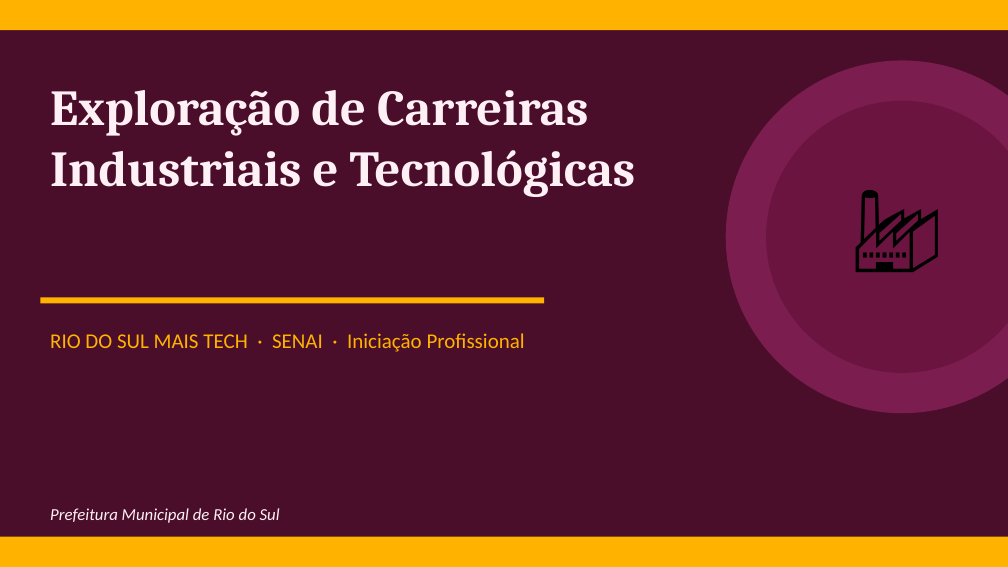
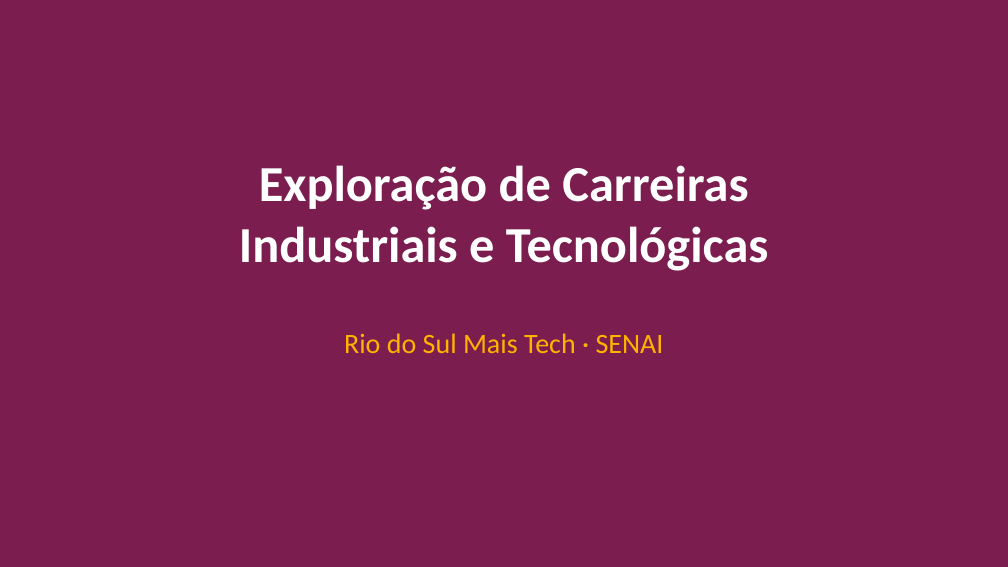
Before and after one commit to Gelvazio/professor-senai, a slide deck: slide 1 of sistema/FICHA-PRODUTO-MAIS-TECH/EXPLORACAO_CARREIRAS_INDUSTRIAIS_TECNOLOGICAS/Slides_Exploracao_Carreiras_Industriais_Tecnologicas.pptx. Drawn at 1008x567 pixels with LibreOffice and Linux fonts; fonts in the diff are those of the drawing. Boxes give left, top, right and bottom in pixels: in the first picture for what was removed or moved away, otherwise in the second. Text is boxed around its words. In the diff, an @@ line names an element or a change of style, - is before the commit and + after.

Commit message:
feat(uc6): expandir slides com conteúdo completo da UC Exploração de Carreiras

```diff
--- a/sistema/FICHA-PRODUTO-MAIS-TECH/EXPLORACAO_CARREIRAS_INDUSTRIAIS_TECNOLOGICAS/Slides_Exploracao_Carreiras_Industriais_Tecnologicas.pptx
+++ b/sistema/FICHA-PRODUTO-MAIS-TECH/EXPLORACAO_CARREIRAS_INDUSTRIAIS_TECNOLOGICAS/Slides_Exploracao_Carreiras_Industriais_Tecnologicas.pptx
@@ background #4A0E2A to #7B1D4E @@
@@ rectangle removed at bbox=[0, 0, 1008, 30] @@
@@ ellipse removed at bbox=[726, 60, 1008, 413] @@
@@ ellipse removed at bbox=[766, 101, 1008, 373] @@
@@ text "Exploração de Carreiras": place and size @@
-text "Exploração de Carreiras" at bbox=[50, 90, 636, 197]
+text "Exploração de Carreiras" at bbox=[239, 165, 768, 271]
@@ text "Exploração de Carreiras" at bbox=[239, 165, 768, 271]: font Cambria to Calibri, text colour #FFF0F5 to #FFFFFF; alignment left to centre; vertical alignment top to middle @@
@@ text removed at bbox=[806, 131, 988, 312] @@
-🏭
@@ rectangle removed at bbox=[40, 297, 544, 303] @@
@@ text at bbox=[344, 333, 664, 353]: text changed; size 15 to 20 pt @@
-RIO DO SUL MAIS TECH · SENAI · Iniciação Profissional
+Rio do Sul Mais Tech · SENAI
@@ text removed at bbox=[50, 508, 280, 523] @@
-Prefeitura Municipal de Rio do Sul
@@ rectangle removed at bbox=[0, 537, 1008, 567] @@
```
Also in this commit, not shown: 5 other slides changed, 38 slides added, 10 slides removed, 1 other file.
